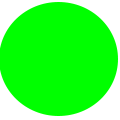
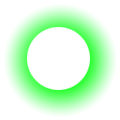
Layers edited between the first and the second 120x120 image:
added layer "Layer 1" above "Ellipse 1" over [3, 3, 118, 117]
hid "Ellipse 1" over [0, 2, 118, 116]
